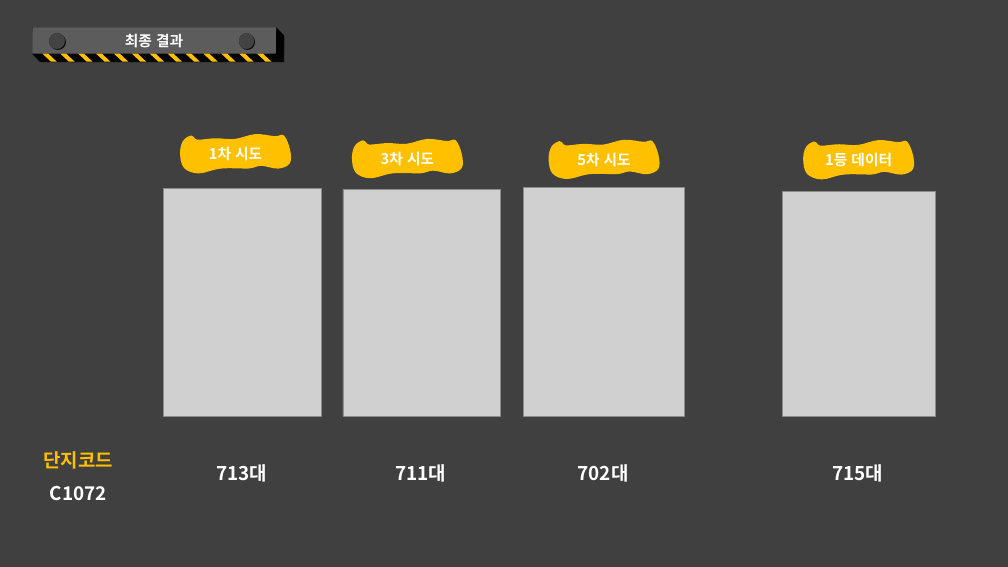
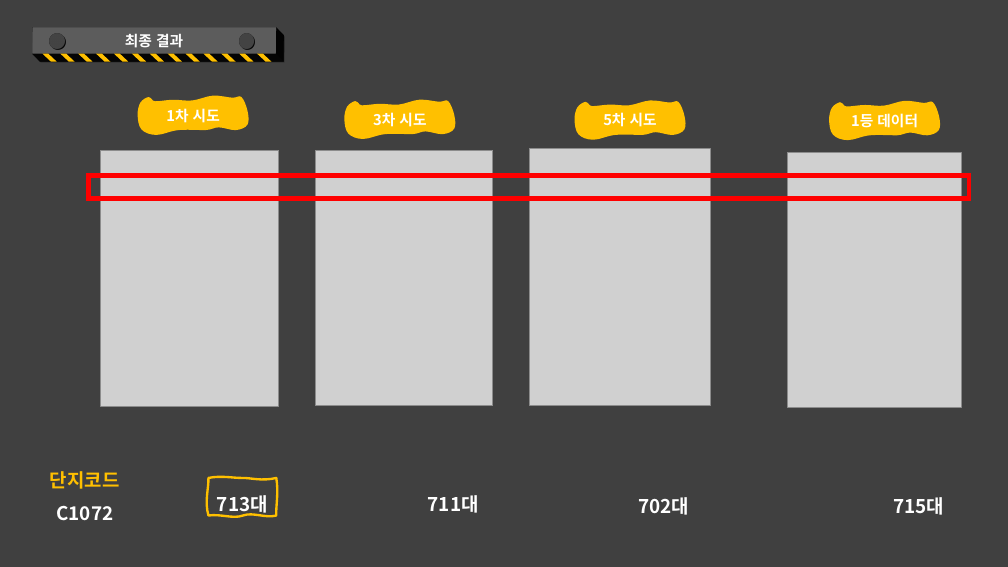
Before and after one commit to kkkkyoung/parking_project, a slide deck: slide 62 of PlayDate_2nd_project.pptx (slide 55 before the commit). Drawn at 1008x567 pixels with LibreOffice and Linux fonts; fonts in the diff are those of the drawing; grey boxes stand for pictures. Boxes give left, top, right and bottom in pixels: in the first picture for what was removed or moved away, otherwise in the second. Text is boxed around its words. In the diff, an @@ line names an element or a change of style, - is before the commit and + after.

```diff
--- a/PlayDate_2nd_project.pptx
+++ b/PlayDate_2nd_project.pptx
@@ freeform shape "1차 시도": place and size @@
-freeform shape "1차 시도" at [180, 134, 291, 173]
+freeform shape "1차 시도" at [138, 95, 249, 135]
@@ freeform shape "3차 시도": place and size @@
-freeform shape "3차 시도" at [352, 139, 464, 178]
+freeform shape "3차 시도" at [344, 100, 455, 139]
@@ freeform shape "5차 시도": place and size @@
-freeform shape "5차 시도" at [549, 140, 660, 179]
+freeform shape "5차 시도" at [575, 101, 686, 140]
@@ freeform shape "1등 데이터": place and size @@
-freeform shape "1등 데이터" at [803, 140, 914, 179]
+freeform shape "1등 데이터" at [830, 101, 941, 140]
@@ picture: place and size @@
-picture at [524, 188, 685, 416]
+picture at [529, 148, 710, 405]
@@ rectangle added at [88, 175, 969, 199], outline #FF0000 4.5 pt @@
@@ picture: place and size @@
-picture at [163, 188, 321, 416]
+picture at [101, 150, 279, 407]
@@ picture: place and size @@
-picture at [343, 190, 501, 417]
+picture at [315, 150, 493, 406]
@@ picture: place and size @@
-picture at [783, 191, 935, 417]
+picture at [788, 152, 961, 408]
@@ text "단지코드": place and size @@
-text "단지코드" at [44, 451, 114, 469]
+text "단지코드" at [50, 471, 120, 489]
@@ freeform shape added at [209, 478, 277, 516], outline #FFC000 2.25 pt, 18 pt, text #FFFFFF, bold @@
+713대
@@ text removed at [217, 464, 268, 482] @@
-713대
@@ rectangle "711대": place and size @@
-rectangle "711대" at [395, 464, 446, 482]
+rectangle "711대" at [420, 478, 488, 516]
@@ rectangle "702대": place and size @@
-rectangle "702대" at [578, 464, 629, 482]
+rectangle "702대" at [630, 479, 698, 517]
@@ alignment left to centre; line spacing 1 to 1.5; outline none to #FFC000 2.25 pt in 3 elements at [420, 478, 488, 516], [630, 479, 698, 517], [885, 479, 953, 517] @@
@@ rectangle "715대": place and size @@
-rectangle "715대" at [832, 464, 883, 482]
+rectangle "715대" at [885, 479, 953, 517]
@@ text "C1072": place and size @@
-text "C1072" at [50, 486, 107, 501]
+text "C1072" at [56, 506, 113, 521]
```
Also in this commit, not shown: 23 other slides changed, 8 slides added, 1 slide removed.
